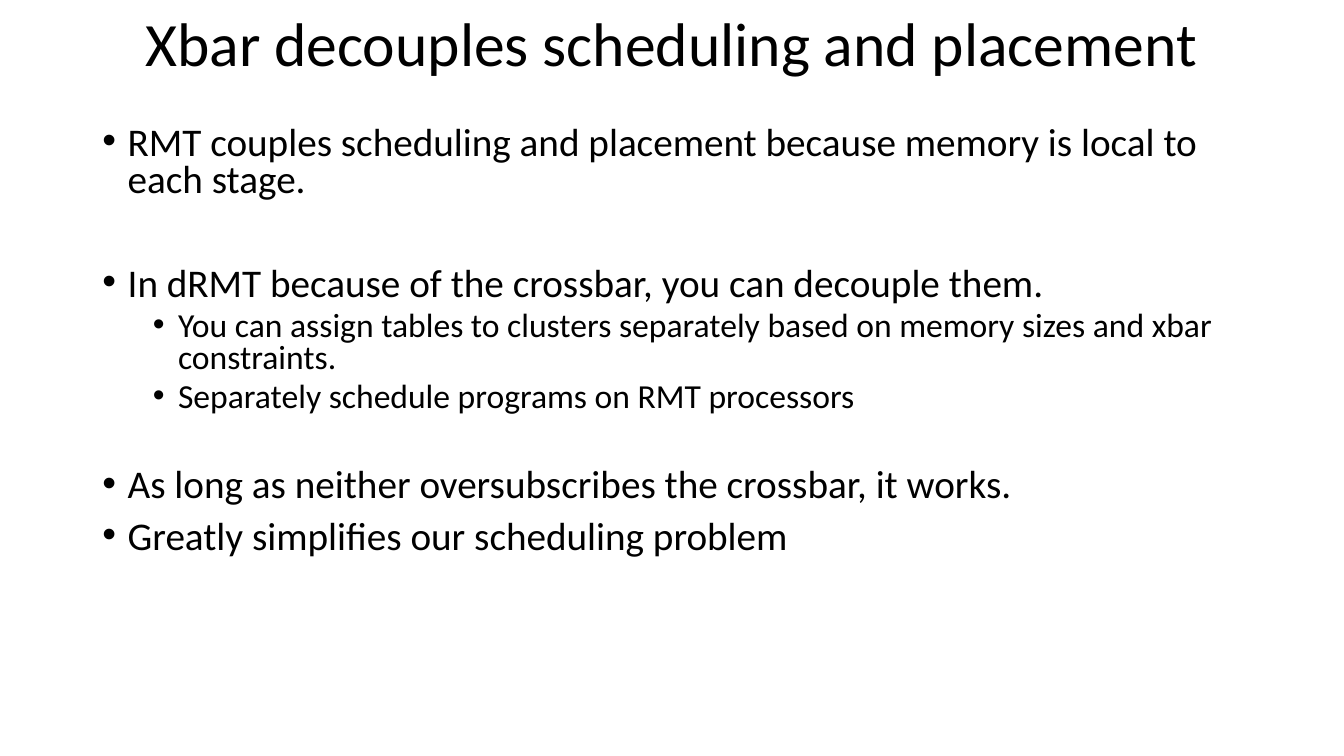
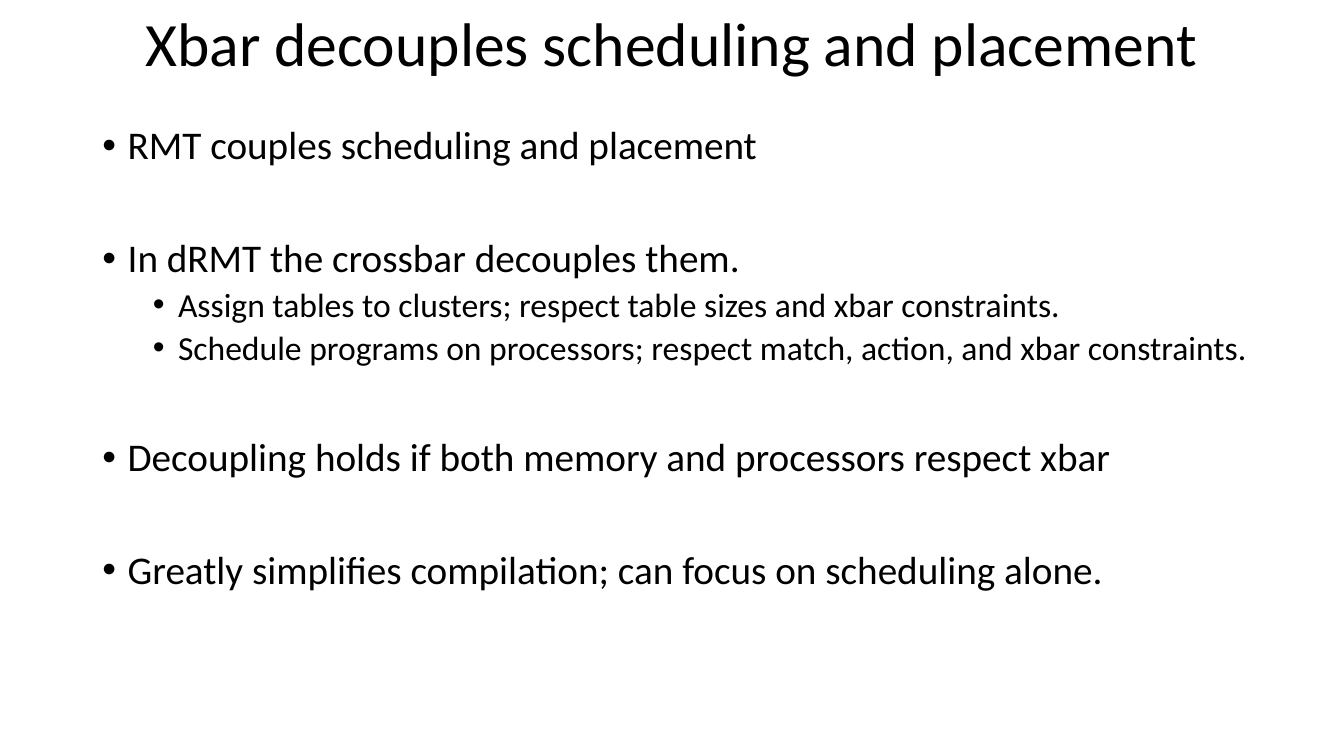
Before and after one commit to anirudhSK/drmt_talk, a slide deck: slide 13 of drmt_sigcomm.pptx. Drawn at 1344x756 pixels with LibreOffice and Linux fonts; fonts in the diff are those of the drawing. Boxes give left, top, right and bottom in pixels: in the first picture for what was removed or moved away, otherwise in the second. Text is boxed around its words. In the diff, an @@ line names an element or a change of style, - is before the commit and + after.

Commit message:
Changes to decoupling slide

```diff
--- a/drmt_sigcomm.pptx
+++ b/drmt_sigcomm.pptx
@@ text at <box>128,131,1246,591</box>: text changed @@
-• RMT couples scheduling and placement because memory is local to each stage.
-• In dRMT because of the crossbar, you can decouple them.
-  • You can assign tables to clusters separately based on memory sizes and xbar constraints.
-  • Separately schedule programs on RMT processors
-• As long as neither oversubscribes the crossbar, it works.
-• Greatly simplifies our scheduling problem
+• RMT couples scheduling and placement
+• In dRMT the crossbar decouples them.
+  • Assign tables to clusters; respect table sizes and xbar constraints.
+  • Schedule programs on processors; respect match, action, and xbar constraints.
+• Decoupling holds if both memory and processors respect xbar
+• Greatly simplifies compilation; can focus on scheduling alone.
```
Also in this commit, not shown: 1 other slide changed.
